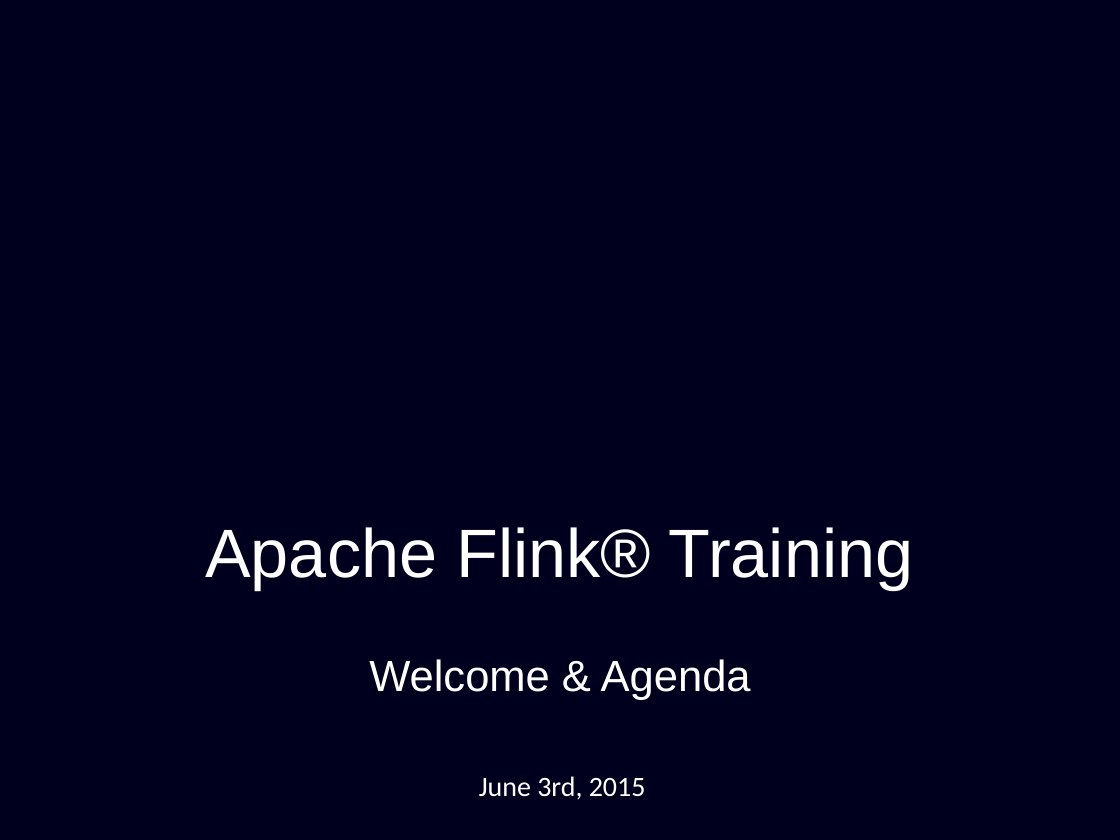
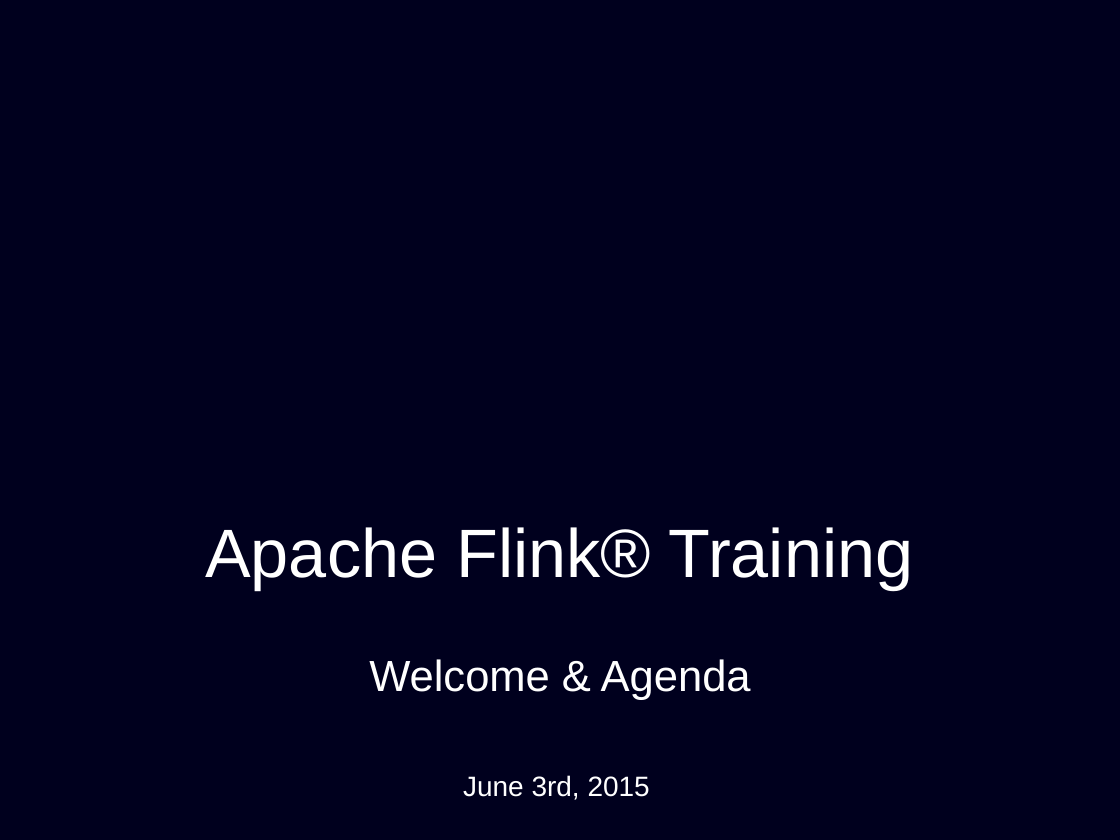
Before and after one commit to dataArtisans/flink-training-web, a slide deck: slide 1 of slides/welcome_agenda.pptx. Drawn at 1120x840 pixels with LibreOffice and Linux fonts; fonts in the diff are those of the drawing; background and template pictures are left out. Boxes give left, top, right and bottom in pixels: in the first picture for what was removed or moved away, otherwise in the second. Text is boxed around its words. In the diff, an @@ line names an element or a change of style, - is before the commit and + after.

```diff
--- a/slides/welcome_agenda.pptx
+++ b/slides/welcome_agenda.pptx
@@ text "June 3rd, 2015": place and size @@
-text "June 3rd, 2015" at [479,776,646,800]
+text "June 3rd, 2015" at [463,775,650,800]
@@ text "June 3rd, 2015" at [463,775,650,800]: font Calibri to Arial @@
```
Also in this commit, not shown: 1 other slide changed, 1 slide added, 5 other files.
